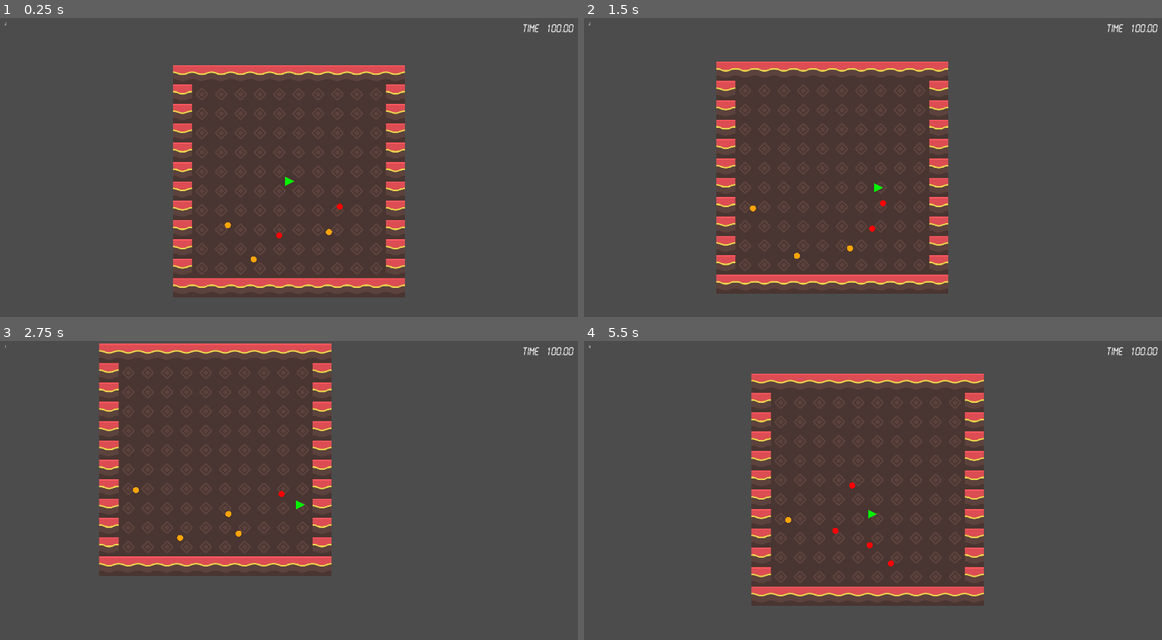
Above: before the commit, frames 1-4 (two rows, left to right).
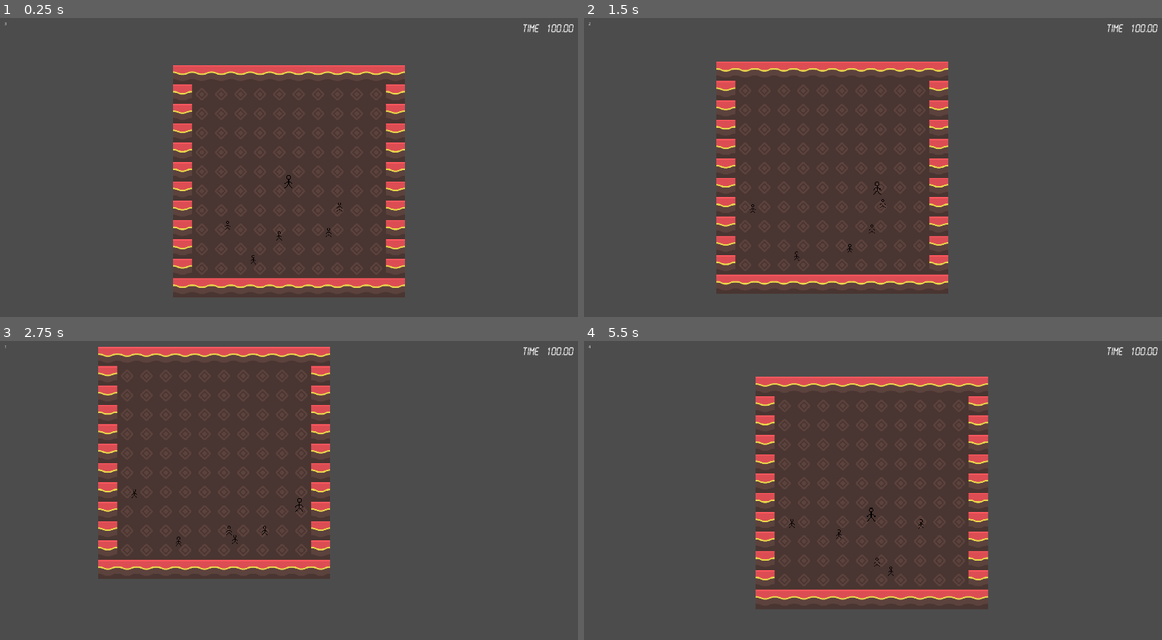
Above: after the commit, the same moments.

Repository: silentcoder99/LD46
Game: Godot game, scene res://Main.tscn
Two runs of this game, one before a commit and one after it. Both use one fixed random seed, a clock stepped at 60 frames per second and the inputs below.
Inputs (mouse positions are in pixels of both pictures, inside the frame that each line leads up to):
- Up to frame 1 (0.25 s): no input
- Up to frame 2 (1.5 s): tap Enter at 0.5 s; move the mouse to (1000, 164) at 0.52 s; hold Right (ui_right) 0.53-1.28 s; move the mouse to (757, 197) at 1.27 s; hold Down (ui_down) from 1.28 s (still down)
- Up to frame 3 (2.75 s): move the mouse to (346, 433) at 2.02 s; release Down (ui_down) at 2.03 s; hold Right (ui_right) from 2.03 s (still down)
- Up to frame 4 (5.5 s): move the mouse to (844, 568) at 2.77 s; release Right (ui_right) at 2.78 s; hold Up (ui_up) 2.78-3.53 s; move the mouse to (1046, 553) at 3.52 s; hold Left (ui_left) 3.53-5.03 s; move the mouse to (699, 454) at 4.27 s; move the mouse to (901, 505) at 5.02 s; hold Down (ui_down) from 5.03 s (still down)

The runs differ from the first frame. In frame 1, 0.1% of the frame differs, in the area x 0-60%, y 1-83%; in frame 2, 0.1%; in frame 3, 5.6%; in frame 4, 6.0%, in the area x 28-70%, y 10-90%.

Commit message:
Add some amazing placeholder art

Diff:
--- a/Enemy.gd
+++ b/Enemy.gd
@@ -19,15 +19,7 @@
 func unagro():
 	near_player = false
 
-func _draw():
-	var color = Color.orange
-	if agro:
-		color = Color.red
-
-	draw_circle(Vector2(), 10, color)
-
 func _process(delta):
-	update()
 
 	if near_player:
 		agro = true
--- a/Enemy.tscn
+++ b/Enemy.tscn
@@ -1,15 +1,18 @@
-[gd_scene load_steps=4 format=2]
+[gd_scene load_steps=5 format=2]
 
 [ext_resource path="res://Enemy.gd" type="Script" id=1]
+[ext_resource path="res://person.png" type="Texture" id=2]
 
 [sub_resource type="PhysicsMaterial" id=1]
 
-[sub_resource type="CircleShape2D" id=2]
+[sub_resource type="RectangleShape2D" id=2]
+extents = Vector2( 4.5, 7.5 )
 
 [node name="Enemy" type="RigidBody2D" groups=[
 "enemy",
 ]]
 collision_layer = 3
+mode = 2
 physics_material_override = SubResource( 1 )
 gravity_scale = 0.0
 linear_damp = 3.0
@@ -17,9 +20,15 @@
 min_move_time = 5.0
 max_move_time = 6
 
+[node name="Sprite" type="Sprite" parent="."]
+scale = Vector2( 2, 2 )
+texture = ExtResource( 2 )
+
 [node name="MoveTimer" type="Timer" parent="."]
 wait_time = 0.05
 
 [node name="CollisionShape2D" type="CollisionShape2D" parent="."]
+position = Vector2( -1, 1 )
+scale = Vector2( 2, 2 )
 shape = SubResource( 2 )
 [connection signal="timeout" from="MoveTimer" to="." method="_on_MoveTimer_timeout"]
--- a/Player.tscn
+++ b/Player.tscn
@@ -1,9 +1,13 @@
-[gd_scene load_steps=3 format=2]
+[gd_scene load_steps=5 format=2]
 
 [ext_resource path="res://Player.gd" type="Script" id=1]
+[ext_resource path="res://person.png" type="Texture" id=2]
 
 [sub_resource type="CircleShape2D" id=1]
 radius = 200.0
+
+[sub_resource type="RectangleShape2D" id=2]
+extents = Vector2( 4.5, 7.5 )
 
 [node name="Player" type="RigidBody2D" groups=[
 "player",
@@ -32,15 +36,13 @@
 [node name="ProximityCollider" type="CollisionShape2D" parent="ProximityArea"]
 shape = SubResource( 1 )
 
-[node name="BodyCollider" type="CollisionPolygon2D" parent="."]
-position = Vector2( 2.5, 0 )
-scale = Vector2( 0.5, 0.5 )
-polygon = PoolVector2Array( 30, 0, -30, 30, -30, -30 )
+[node name="Sprite" type="Sprite" parent="."]
+scale = Vector2( 3, 3 )
+texture = ExtResource( 2 )
 
-[node name="BodyPolygon" type="Polygon2D" parent="."]
-position = Vector2( 2.5, 0 )
-scale = Vector2( 0.5, 0.5 )
-color = Color( 0.00784314, 0.94902, 0, 1 )
-polygon = PoolVector2Array( 30, 0, -30, 30, -30, -30 )
+[node name="CollisionShape2D" type="CollisionShape2D" parent="."]
+position = Vector2( -1, 2 )
+scale = Vector2( 3, 3 )
+shape = SubResource( 2 )
 [connection signal="body_entered" from="ProximityArea" to="." method="_on_ProximityArea_body_entered"]
 [connection signal="body_exited" from="ProximityArea" to="." method="_on_ProximityArea_body_exited"]
Binary file added: person.png
Not shown, added: person.png.import
